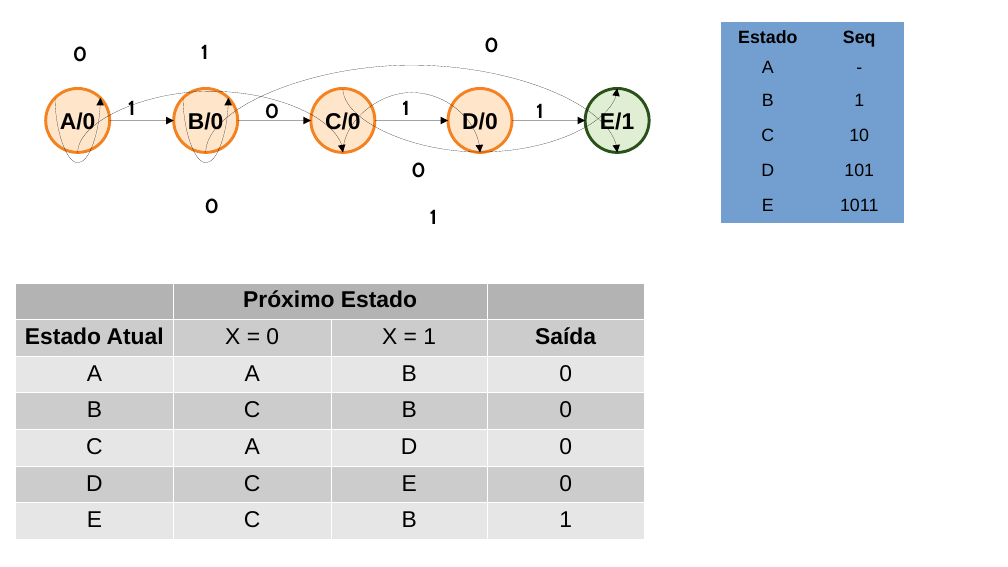
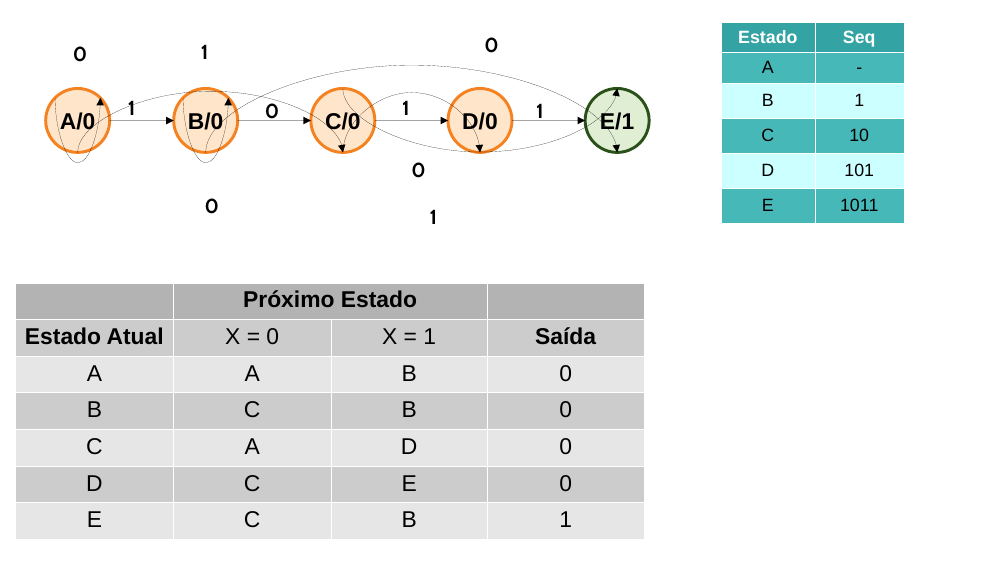
Before and after one commit to BrunoMasunaga/mef-sd, a slide deck: slide 1 of MEF em Moore.odp. Drawn at 1008x567 pixels with LibreOffice and Linux fonts; fonts in the diff are those of the drawing. Boxes give left, top, right and bottom in pixels: in the first picture for what was removed or moved away, otherwise in the second. Text is boxed around its words. In the diff, an @@ line names an element or a change of style, - is before the commit and + after.

```diff
--- a/MEF em Moore.odp
+++ b/MEF em Moore.odp
@@ table at [722, 22, 905, 220] @@
@@ fill #729FCF to #33A3A3 in row 1 @@
@@ fill #729FCF to #47B8B8 in 6 cells @@
@@ fill #729FCF to #CCFFFF in 4 cells @@
@@ text colour #000000 to #FFFFFF in "Estado", "Seq" @@
@@ borders changed @@
```
Also in this commit, not shown: 2 other slides changed, 2 slides removed.
